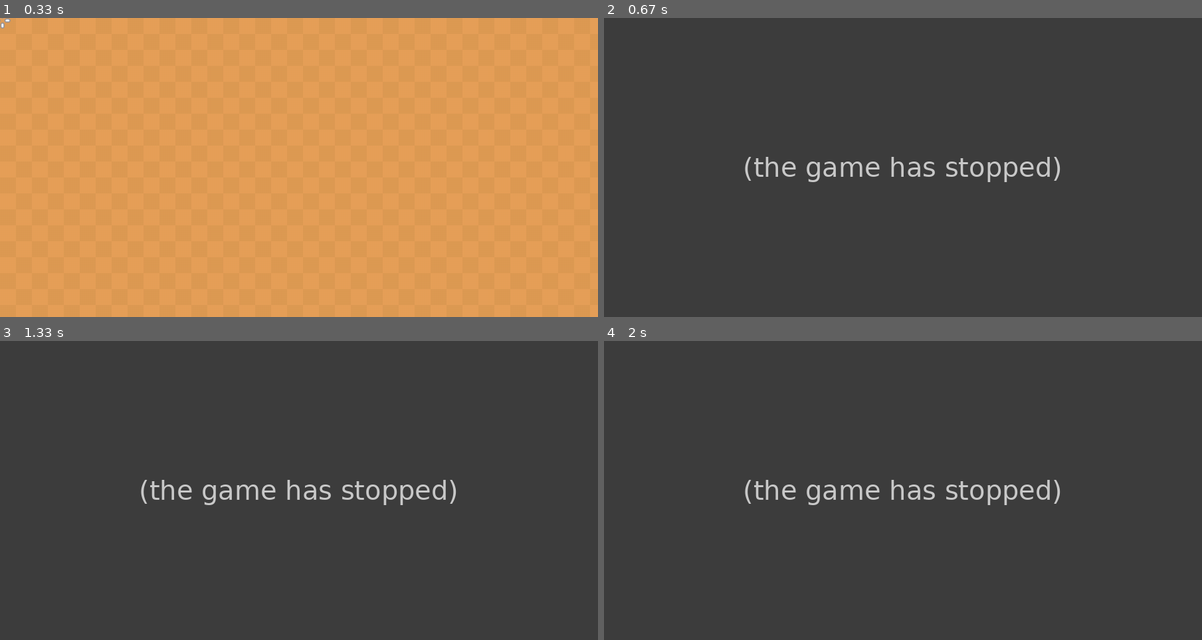
Above: before the commit, frames 1-4 (two rows, left to right).
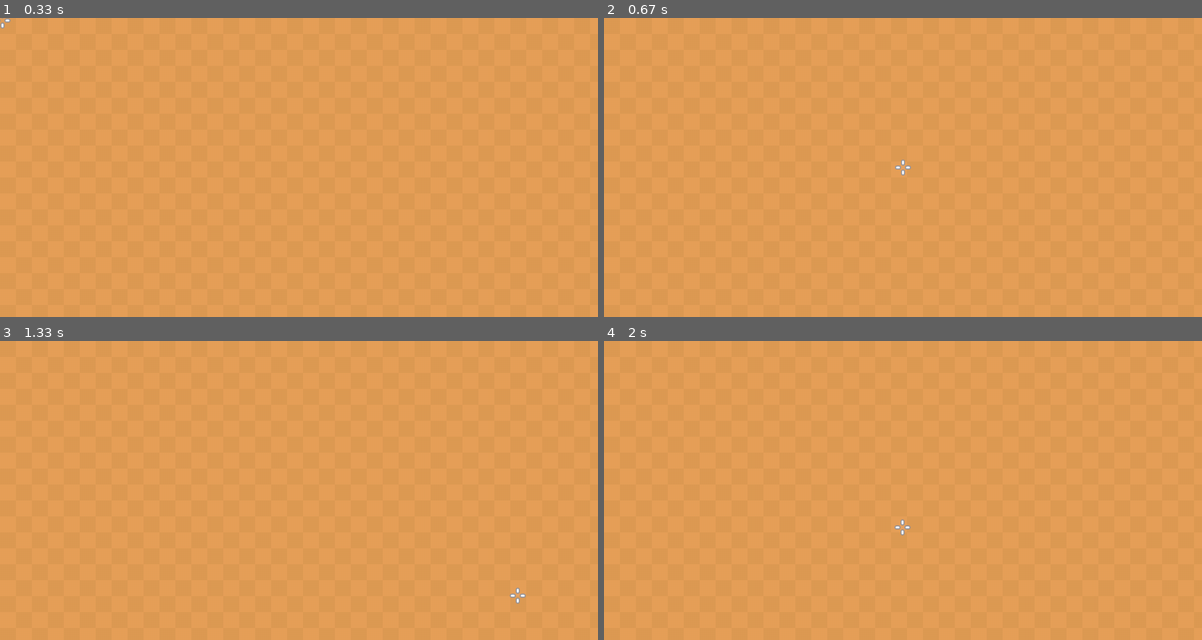
Above: after the commit, the same moments.

Repository: ali-khawasawala-521/ShootEm-PyGame-
Game: pygame game, started from main.py
The game is run twice, just before and just after one commit, with the same random seed, the same clock (stepped at 60 frames per second) and the same inputs.
Inputs (mouse positions are in pixels of both pictures, inside the frame that each line leads up to):
- Up to frame 1 (0.33 s): no input
- Up to frame 2 (0.67 s): click (903, 167) at 0.38 s
- Up to frame 3 (1.33 s): click (358, 556) at 0.72 s; click (520, 595) at 1.05 s
- Up to frame 4 (2 s): click (759, 430) at 1.38 s; click (903, 526) at 1.72 s

Frame 1 is identical in both runs. In frame 2, 100% of the frame differs, in the area x 0-100%, y 0-100%; in frame 3, 100%; in frame 4, 100%.
Error before the commit: NameError: name 'ball_group' is not defined (main.py line 49); the game stopped at 0.38 s (later frames are placeholders)

Commit message:
Stage Init

Diff:
--- a/main.py
+++ b/main.py
@@ -46,12 +46,12 @@
         global totalEvenBalls # Global Variable for Tracking total number of even balls.
 
         # Checking whether crosshair is on ball while shooting.
-        ball = pygame.sprite.spritecollide(crosshair, ball_group, False)
+        ball = pygame.sprite.spritecollide(crosshair, stage.ball_group, False)
 
         # Checking if ball is even or odd.
         if ball and ball[0].is_even:
             totalEvenBalls -= 1
-            ball_group.remove(ball[0])
+            stage.ball_group.remove(ball[0])
 
     # Updating Position of crosshair on basis of Mouse Cursor Position on Game Screen.
     def update(self):
@@ -187,7 +187,7 @@
 # Variable for tracking total number of Even Balls.
 totalEvenBalls = 0
 
-
+stage = Stage()
 
 ## Game Loop
 while True:
